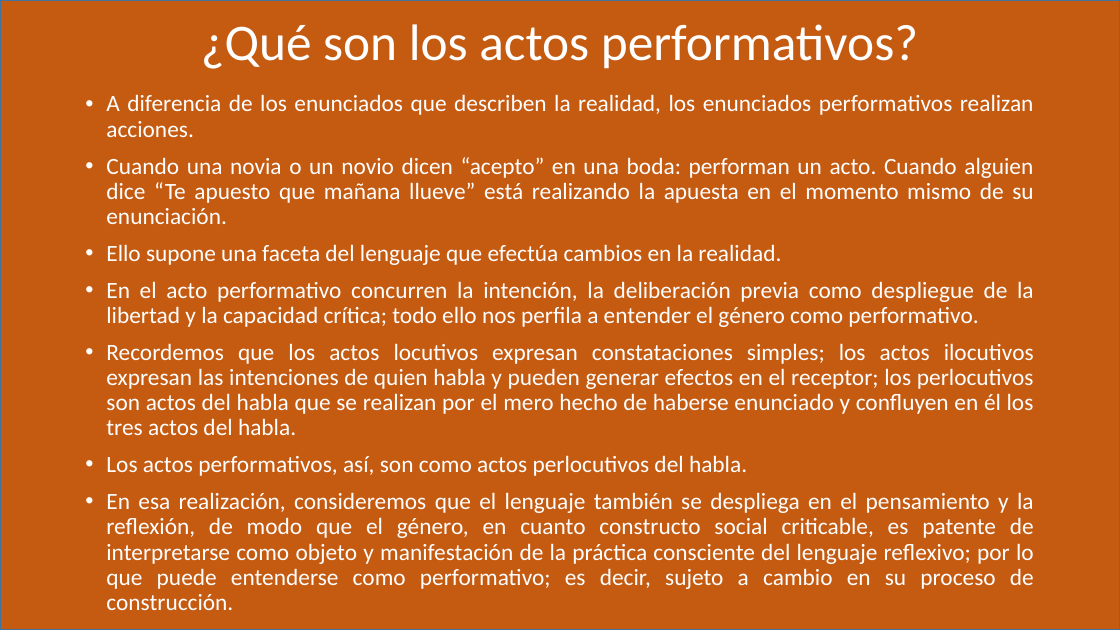
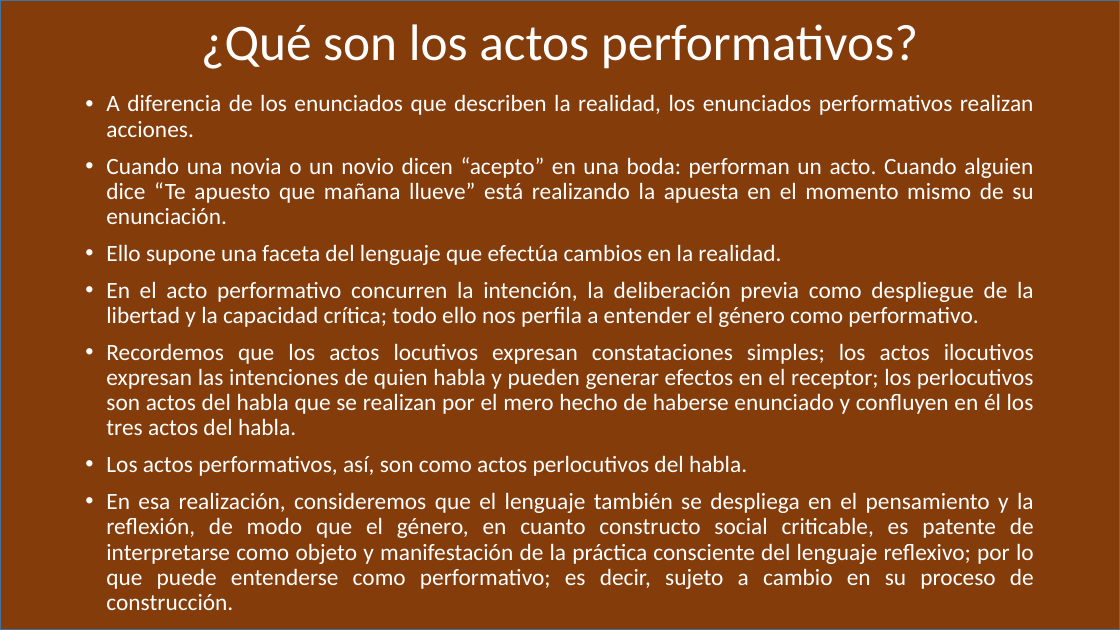
Before and after one commit to zaboltar/zaboltar.github.io, a slide deck: slide 3 of assets uarm/2019 sol-penscri-justfilpol/Judith Butler.pptx. Drawn at 1120x630 pixels with LibreOffice and Linux fonts; fonts in the diff are those of the drawing. Boxes give left, top, right and bottom in pixels: in the first picture for what was removed or moved away, otherwise in the second. Text is boxed around its words. In the diff, an @@ line names an element or a change of style, - is before the commit and + after.

```diff
--- a/assets uarm/2019 sol-penscri-justfilpol/Judith Butler.pptx
+++ b/assets uarm/2019 sol-penscri-justfilpol/Judith Butler.pptx
@@ rectangle at [0,0,1120,630]: fill #C55A11 to #843C0B @@
```
Also in this commit, not shown: 9 other slides changed, 1 other file.
